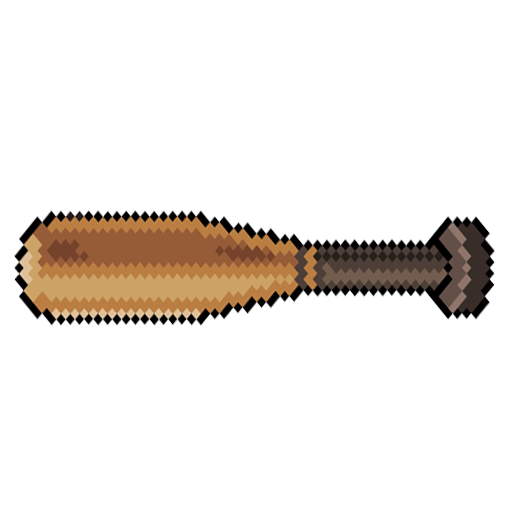
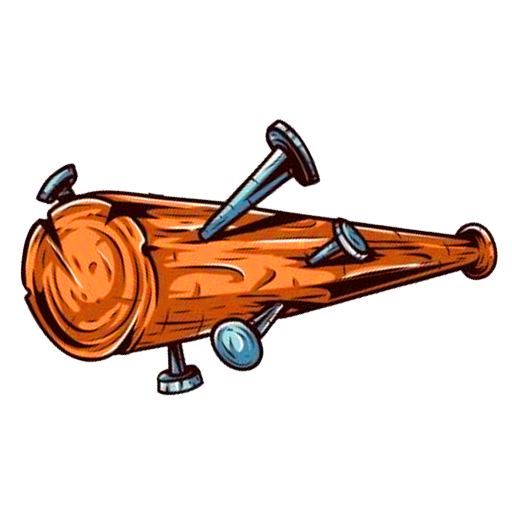
Layer changes from the first 512×512 image to the second:
hid "레이어 6" over [14, 209, 501, 327]
showed "레이어 3" over [16, 118, 501, 396]
